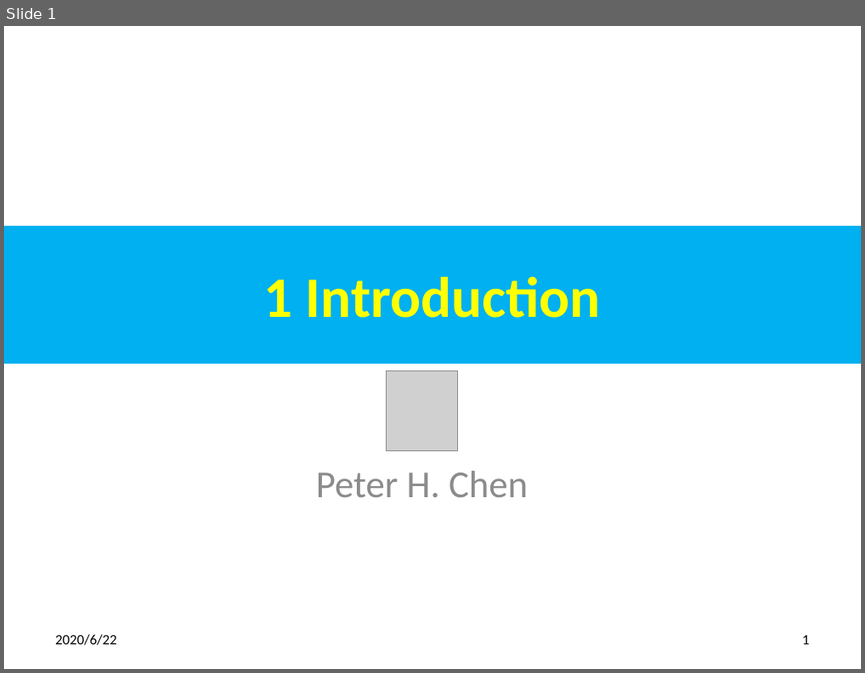
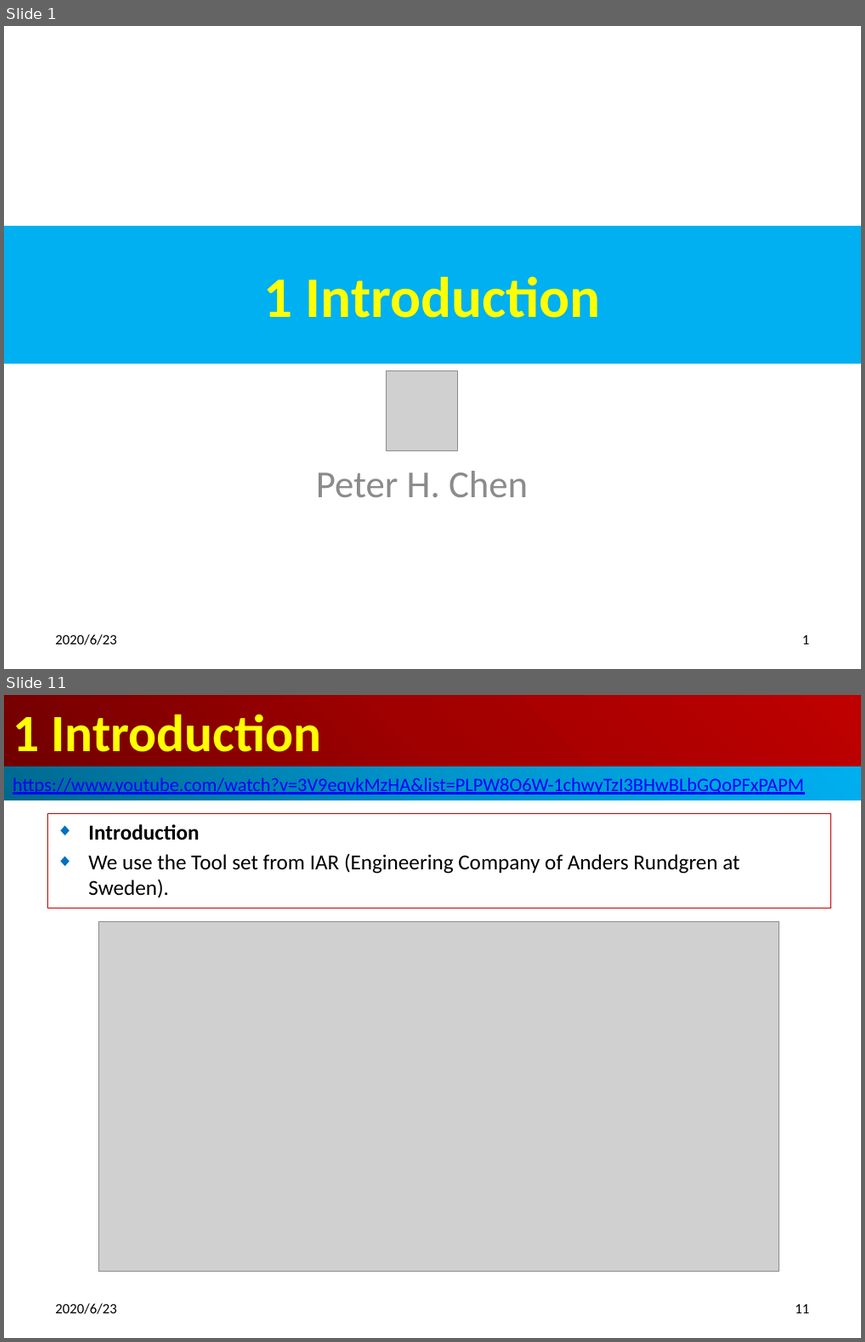
Before and after one commit to peterhchen/300_Firmware_DeviceDriver, a slide deck: 01_Intro.pptx. Shown one above the other, each under a label of ours: slide 1 before the commit, slides 1 and 11 after it; the slides between them are not shown. The pictures are 865x673 and 865x1342 pixels, drawn with LibreOffice and Linux fonts; fonts in the diff are those of the drawing; grey boxes stand for pictures. Boxes give left, top, right and bottom in pixels: in the first picture for what was removed or moved away, otherwise in the second. Text is boxed around its words. In the diff, an @@ line names an element or a change of style, - is before the commit and + after.

```diff
--- a/01_Intro.pptx
+++ b/01_Intro.pptx
@@ slide 11 added at (x1=4, y1=695, x2=861, y2=1338), background #FFFFFF @@
@@ title added at (x1=4, y1=695, x2=861, y2=767), fill gradient #720000 to #A20000 to #C00000, 44 pt, text #FFFF00, bold @@
+1 Introduction
@@ rectangle added at (x1=4, y1=767, x2=861, y2=800), fill gradient #00688E to #0094CA to #00B0F0, 16 pt, text #0000FF, underline @@
+https://www.youtube.com/watch?v=3V9eqvkMzHA&list=PLPW8O6W-1chwyTzI3BHwBLbGQoPFxPAPM
@@ subtitle added at (x1=47, y1=814, x2=830, y2=908), outline #C00000 0.75 pt, 18 pt, text #000000 @@
+◆ Introduction
+◆ We use the Tool set from IAR (Engineering Company of Anders Rundgren at Sweden).
@@ picture added at (x1=99, y1=921, x2=779, y2=1270) @@
@@ text added at (x1=55, y1=1303, x2=116, y2=1314), 12 pt, text #000000 @@
+2020/6/23
@@ page number added at (x1=794, y1=1304, x2=809, y2=1313), 12 pt, text #000000 @@
+11
@@ slide 1 changed as well @@
@@ text at (x1=55, y1=634, x2=116, y2=645): text changed @@
-2020/6/22
+2020/6/23
```
Also in this commit, not shown: 12 other slides changed, 9 other slides added.
